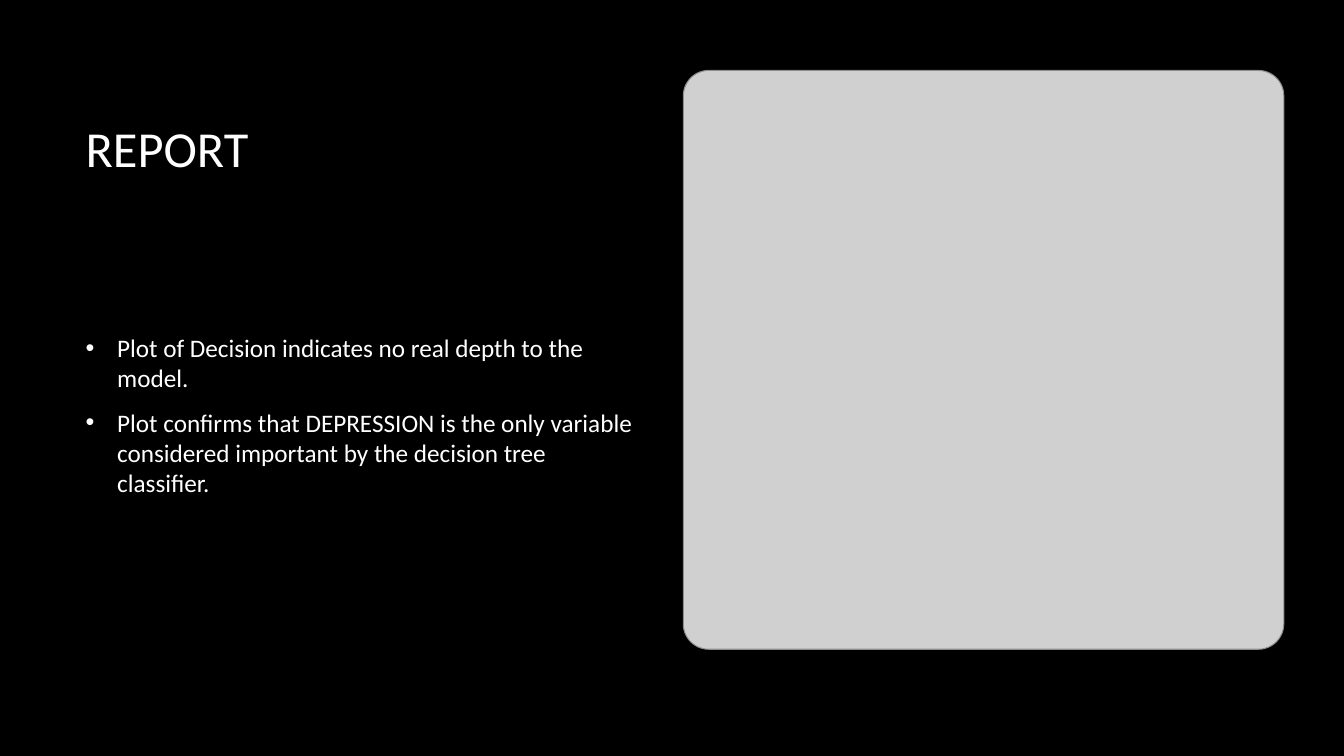
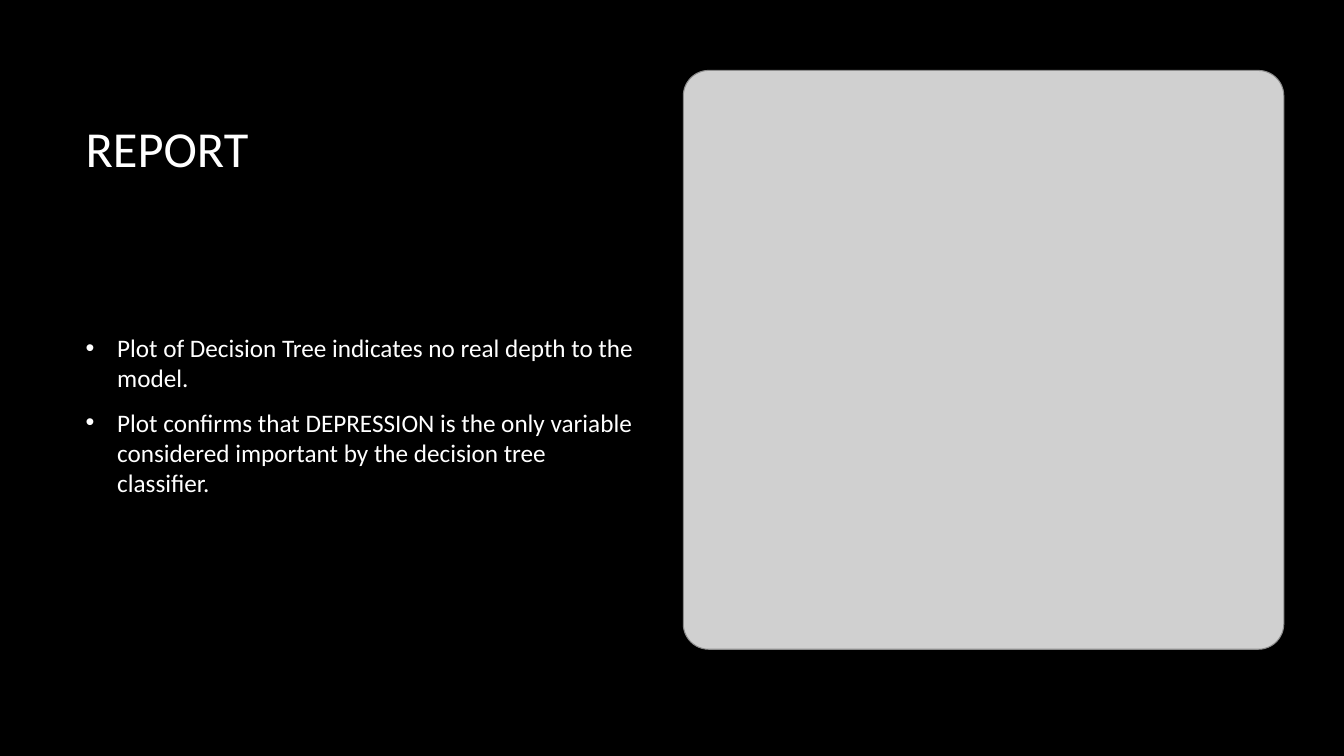
Before and after one commit to danlagos/ANA500-Week-3, a slide deck: slide 40 of Depression and Poverty.pptx. Drawn at 1344x756 pixels with LibreOffice and Linux fonts; fonts in the diff are those of the drawing; grey boxes stand for pictures; background and template pictures are left out. Boxes give left, top, right and bottom in pixels: in the first picture for what was removed or moved away, otherwise in the second. Text is boxed around its words. In the diff, an @@ line names an element or a change of style, - is before the commit and + after.

```diff
--- a/Depression and Poverty.pptx
+++ b/Depression and Poverty.pptx
@@ text at [117,339,632,387]: text changed @@
-• Plot of Decision indicates no real depth to the model.
+• Plot of Decision Tree indicates no real depth to the model.
```
Also in this commit, not shown: 8 other slides changed, 1 slide added, 2 other files.
